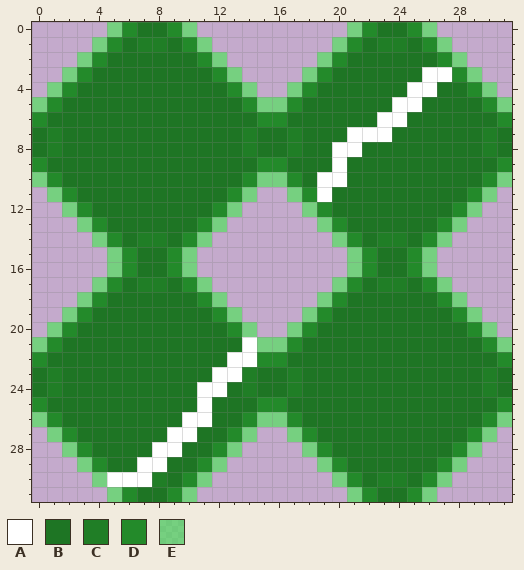
One commit to this pixel-art sprite: game_images/level_end.png. That is the earlier state.
The file is 32x32 pixels. Pixels under 10% opacity are left out. Colours within 5 levels of each other are drawn and written as one.
Palette (. is transparent): A #ffffff  B #1e7524  C #207e26  D #238a2a  E #42e94d99
And afterwards:
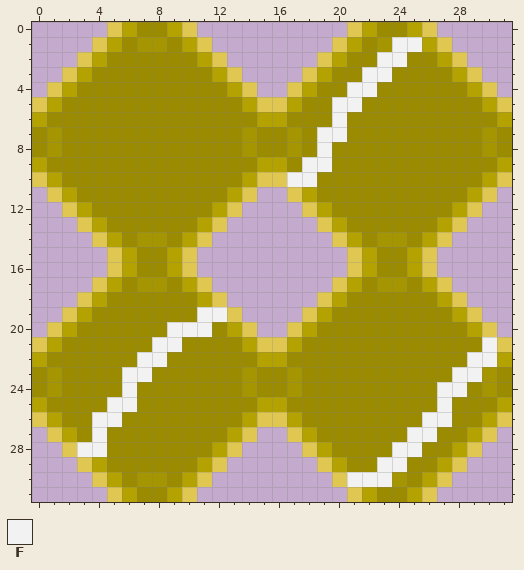
Colours new in this view: F #f2f2f2
From old to new:
Colour B changes from #1e7524 to #9a8b00.
Colour C changes from #207e26 to #a59500.
Colour D changes from #238a2a to #b4a200.
Colour E changes from #42e94d99 to #f2da0099.
Colour B replaces colour A in row 3 at x 26 to 27; in row 4 at x 25 to 26; in row 5 at x 24 to 25; in row 6 at x 23 to 24; in row 7 at x 21 to 23; in row 8 at x 20 to 21.
Colour B replaces colour A in row 9 at x 20; in row 10 at x 19 to 20; in row 11 at x 19; in row 22 at x 13 to 14; in row 23 at x 12 to 13; in row 24 at x 11 to 12.
Colour B replaces colour A in row 25 at x 11; in row 26 at x 10 to 11; in row 27 at x 9 to 10; in row 28 at x 8 to 9; in row 29 at x 7 to 8; in row 30 at x 6.
Colour C replaces colour A in row 30 at x 7.
Colour D replaces colour A in row 21 at x 14; in row 30 at x 5.
Colour F replaces colour B in row 1 at x 25; in row 2 at x 23 to 24; in row 3 at x 22 to 23; in row 4 at x 21 to 22; in row 5 at x 20 to 21; in row 6 at x 20.
Colour F replaces colour B in row 7 at x 19 to 20; in row 8 at x 19; in row 9 at x 18 to 19; in row 10 at x 18; in row 19 at x 11; in row 20 at x 9 to 11.
Colour F replaces colour B in row 21 at x 8 to 9; in row 22 at x 7 to 8 and 29 to 30; in row 23 at x 6 to 7 and 28 to 29; in row 24 at x 6 and 27 to 28; in row 25 at x 5 to 6 and 27; in row 26 at x 4 to 5 and 26 to 27.
Colour F replaces colour B in row 27 at x 4 and 25 to 26; in row 28 at x 4 and 24 to 25; in row 29 at x 23 to 24; in row 30 at x 22.
Colour F replaces colour C in row 1 at x 24; in row 30 at x 23.
Colour F replaces colour D in row 10 at x 17; in row 19 at x 12; in row 21 at x 30; in row 28 at x 3; in row 30 at x 21.
Boxes around the changes in both pictures, in picture pixels (x1, y1, x2, y2):
changed: (32, 22, 512, 502)
